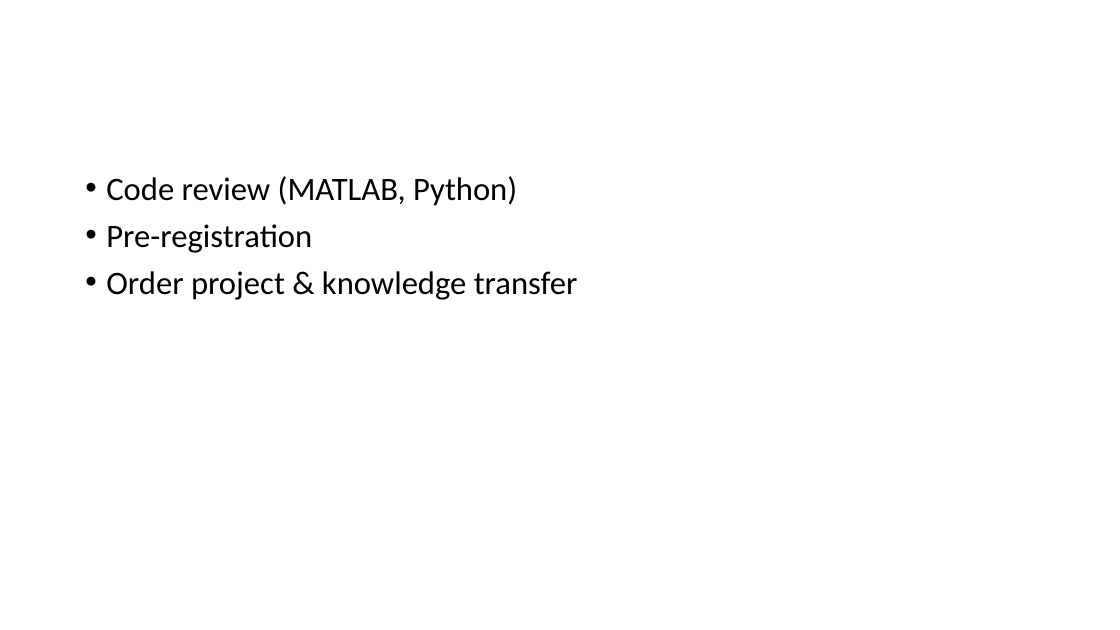
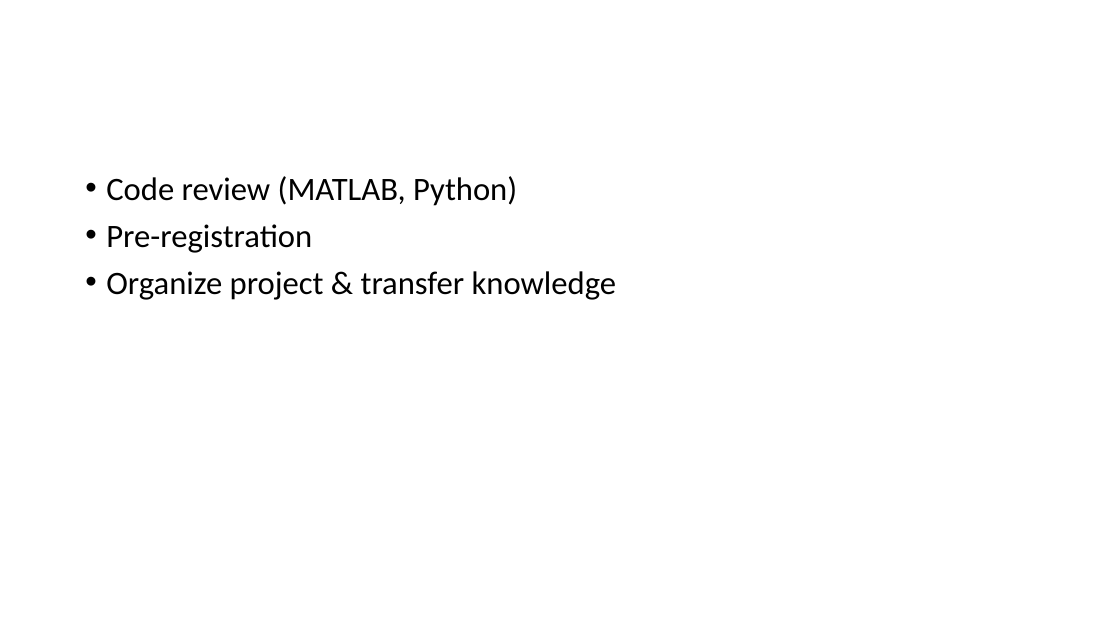
Before and after one commit to OzMashiah/ultra-instinct-modelling, a slide deck: slide 26 of Modeling Results.pptx. Drawn at 1120x630 pixels with LibreOffice and Linux fonts; fonts in the diff are those of the drawing. Boxes give left, top, right and bottom in pixels: in the first picture for what was removed or moved away, otherwise in the second. Text is boxed around its words. In the diff, an @@ line names an element or a change of style, - is before the commit and + after.

```diff
--- a/Modeling Results.pptx
+++ b/Modeling Results.pptx
@@ text at (106, 271, 617, 300): text changed @@
-• Order project & knowledge transfer
+• Organize project & transfer knowledge
```
Also in this commit, not shown: 9 slides added.
